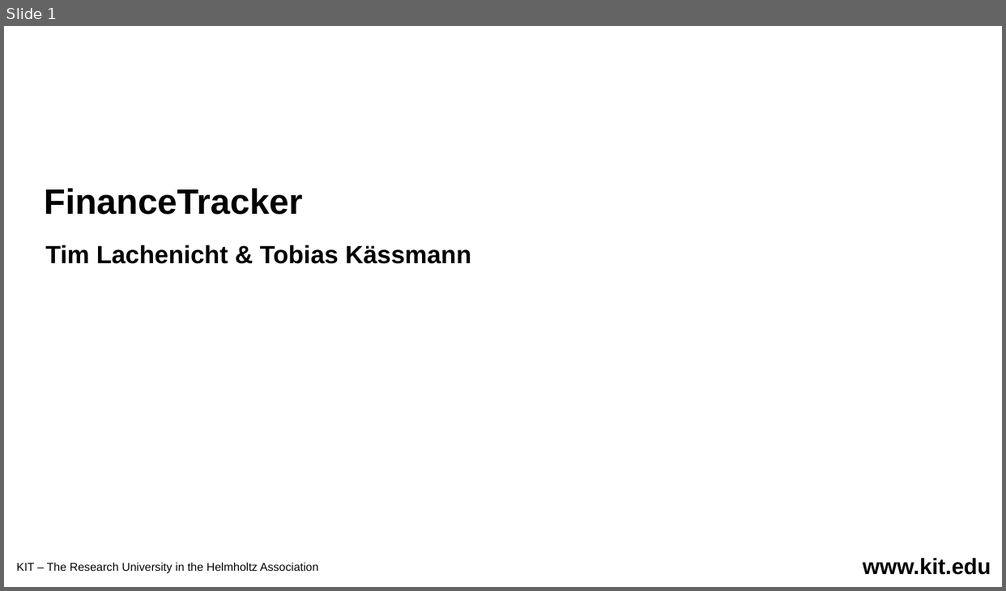
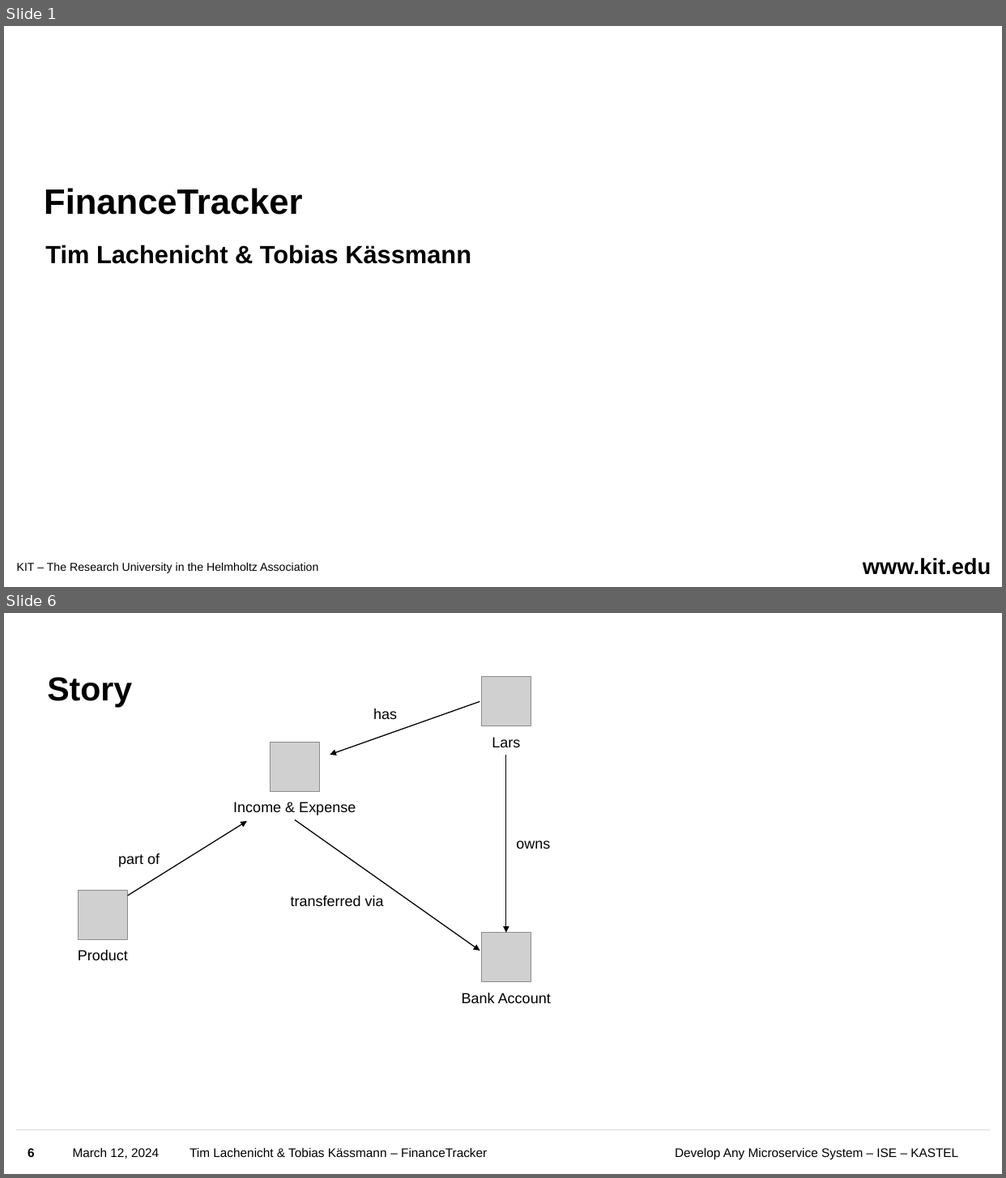
Before and after one commit to Uinyw/financetracker, a slide deck: Slides.pptx. Shown one above the other, each under a label of ours: slide 1 before the commit, slides 1 and 6 after it; the slides between them are not shown. The pictures are 1006x591 and 1006x1178 pixels, drawn with LibreOffice and Linux fonts; fonts in the diff are those of the drawing; grey boxes stand for pictures; background and template pictures are left out. Boxes give left, top, right and bottom in pixels: in the first picture for what was removed or moved away, otherwise in the second. Text is boxed around its words. In the diff, an @@ line names an element or a change of style, - is before the commit and + after.

```diff
--- a/Slides.pptx
+++ b/Slides.pptx
@@ slide 6 added at [4,613,1002,1174], background #FFFFFF @@
@@ title added at [47,677,132,707], 32 pt, text #000000, bold @@
+Story
@@ picture added at [482,677,531,726] @@
@@ arrow added from (480, 701) to (330, 755), #000000 1 pt @@
@@ text added at [373,709,397,719], 14 pt, text #000000 @@
+has
@@ picture added at [270,742,319,791] @@
@@ text added at [492,737,520,747], 14 pt, text #000000 @@
+Lars
@@ arrow added from (506, 755) to (506, 933), #000000 1 pt @@
@@ text added at [233,802,356,815], 14 pt, text #000000 @@
+Income & Expense
@@ arrow added from (127, 896) to (247, 821), #000000 1 pt @@
@@ arrow added from (295, 820) to (480, 951), #000000 1 pt @@
@@ text added at [118,854,160,867], 14 pt, text #000000 @@
+part of
@@ text added at [516,841,550,849], 14 pt, text #000000 @@
+owns
@@ picture added at [78,890,127,939] @@
@@ text added at [291,896,384,906], 14 pt, text #000000 @@
+transferred via
@@ text added at [78,950,128,960], 14 pt, text #000000 @@
+Product
@@ picture added at [482,933,531,982] @@
@@ text added at [462,993,551,1003], 14 pt, text #000000 @@
+Bank Account
@@ line added from (16, 1131) to (991, 1131), #D9D9D9 1 pt @@
@@ page number added at [27,1148,35,1157], 12 pt, text #000000, bold @@
+6
@@ text added at [73,1148,159,1159], 12 pt, text #000000 @@
+March 12, 2024
@@ text added at [189,1148,487,1157], 12 pt, text #000000 @@
+Tim Lachenicht & Tobias Kässmann – FinanceTracker
@@ text added at [675,1148,958,1161], 12 pt, text #000000 @@
+Develop Any Microservice System – ISE – KASTEL
```
Also in this commit, not shown: 11 slides changed, 21 other slides added, 9 slides removed.
